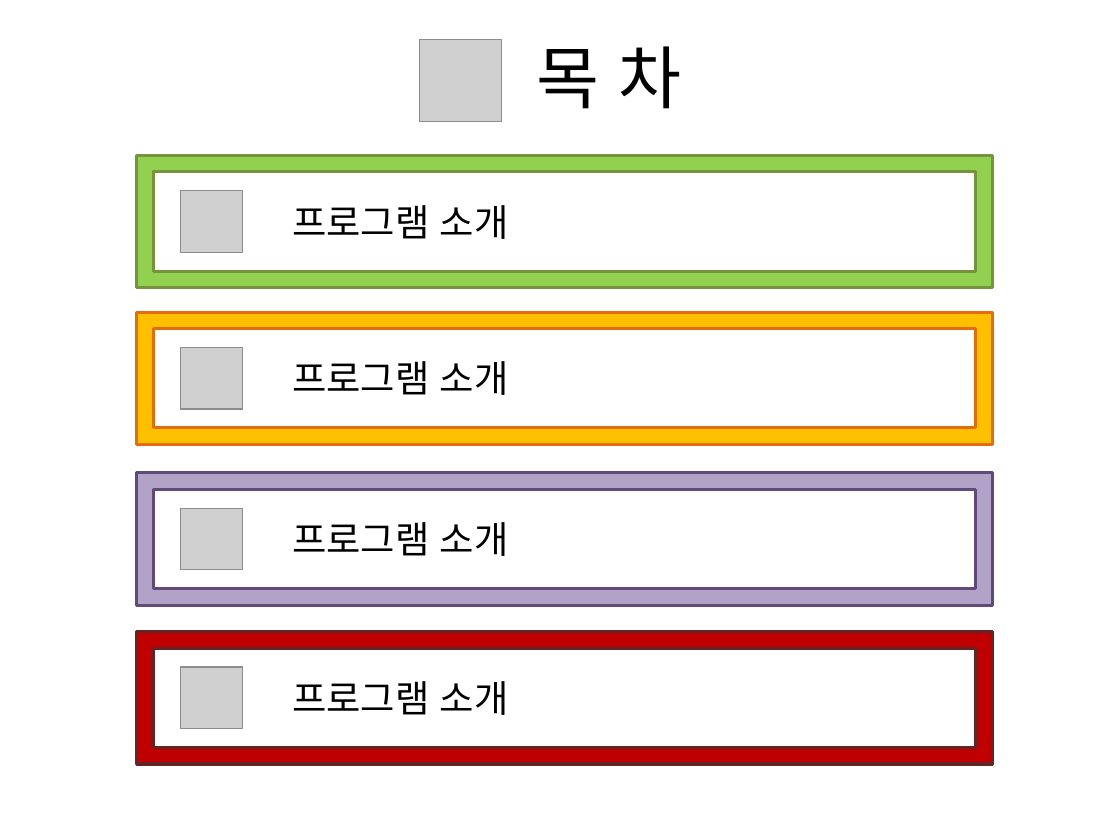
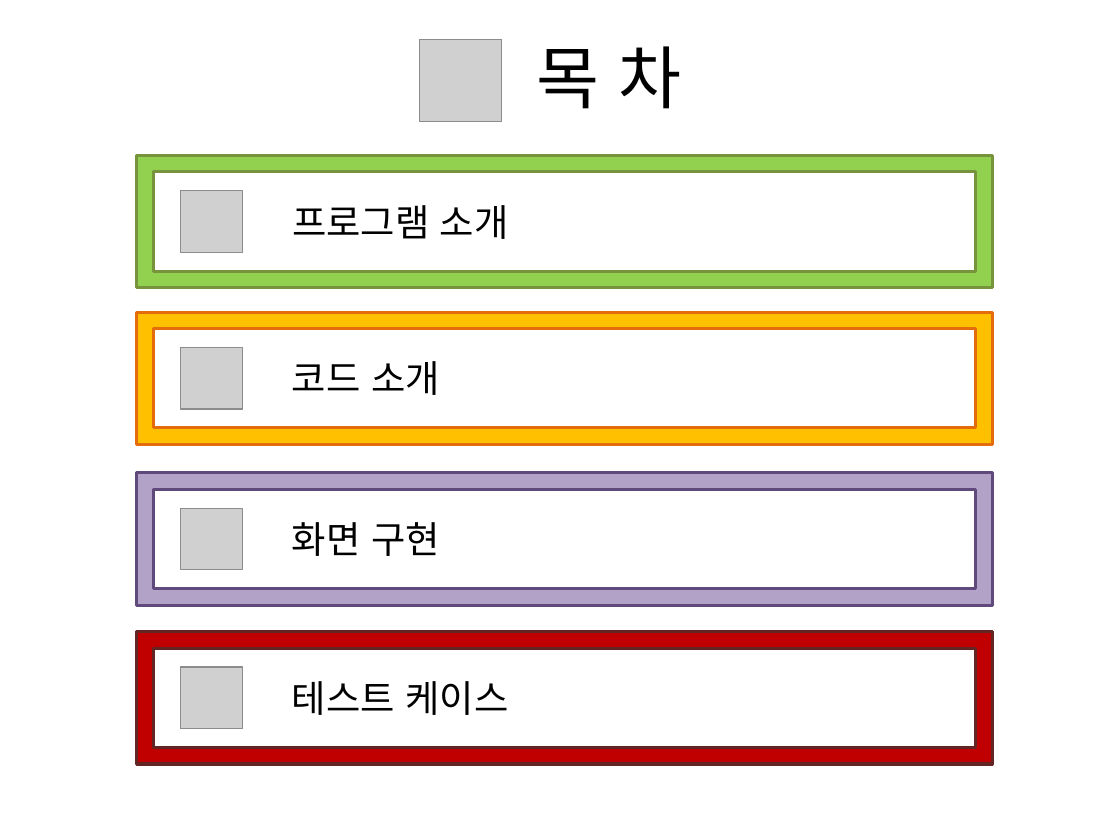
Before and after one commit to Yorgos7784/SW_Lesson, a slide deck: slide 2 of Portfolio/ppt/CarManagementProgram.pptx. Drawn at 1120x840 pixels with LibreOffice and Linux fonts; fonts in the diff are those of the drawing; grey boxes stand for pictures. Boxes give left, top, right and bottom in pixels: in the first picture for what was removed or moved away, otherwise in the second. Text is boxed around its words. In the diff, an @@ line names an element or a change of style, - is before the commit and + after.

```diff
--- a/Portfolio/ppt/CarManagementProgram.pptx
+++ b/Portfolio/ppt/CarManagementProgram.pptx
@@ text at box(292, 361, 440, 395): text changed @@
-프로그램 소개
+코드 소개
@@ text at box(292, 522, 440, 556): text changed @@
-프로그램 소개
+화면 구현
@@ text at box(292, 681, 508, 715): text changed @@
-프로그램 소개
+테스트 케이스
```
Also in this commit, not shown: 1 other slide changed, 5 slides added, 30 other files.
